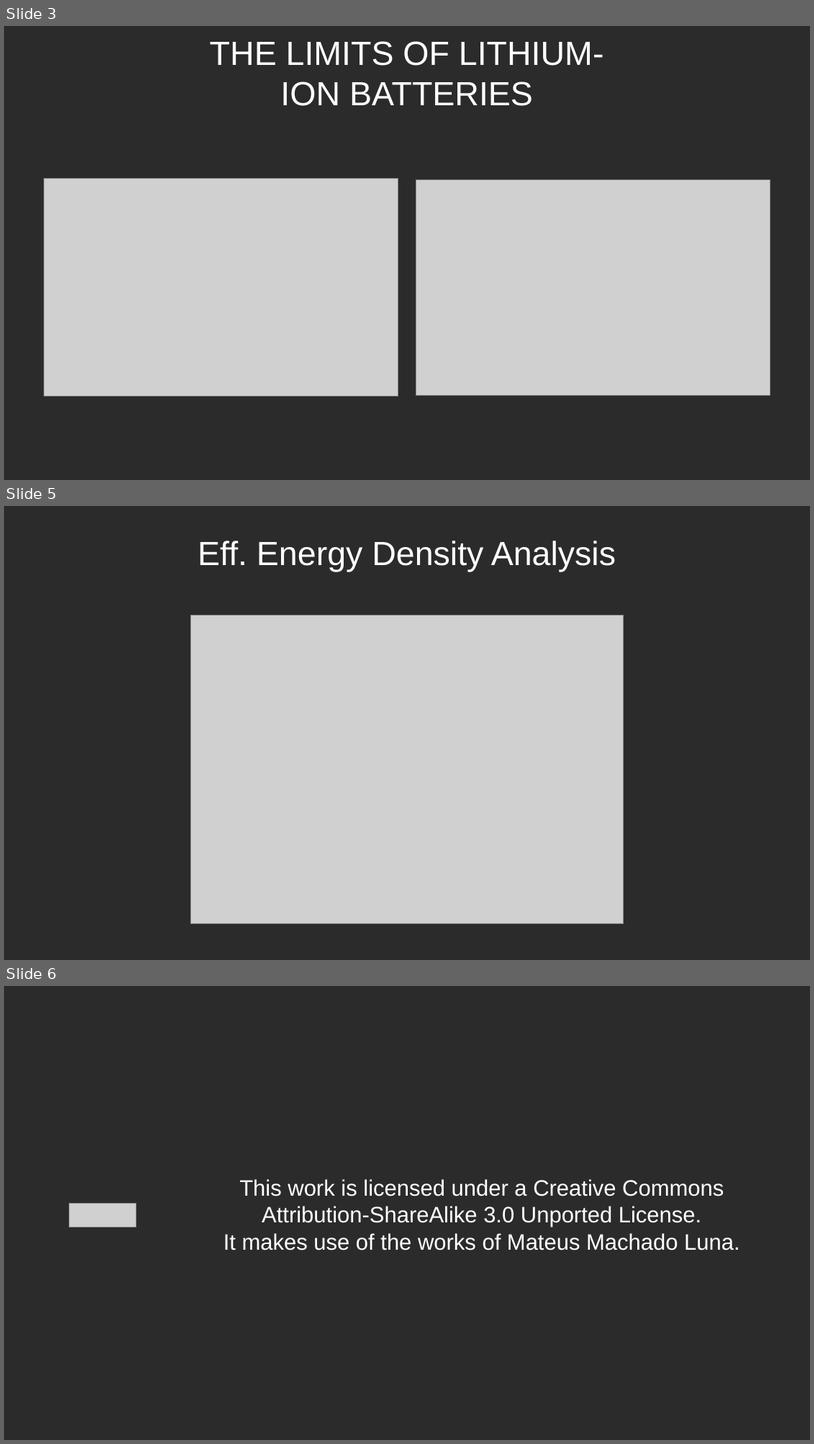
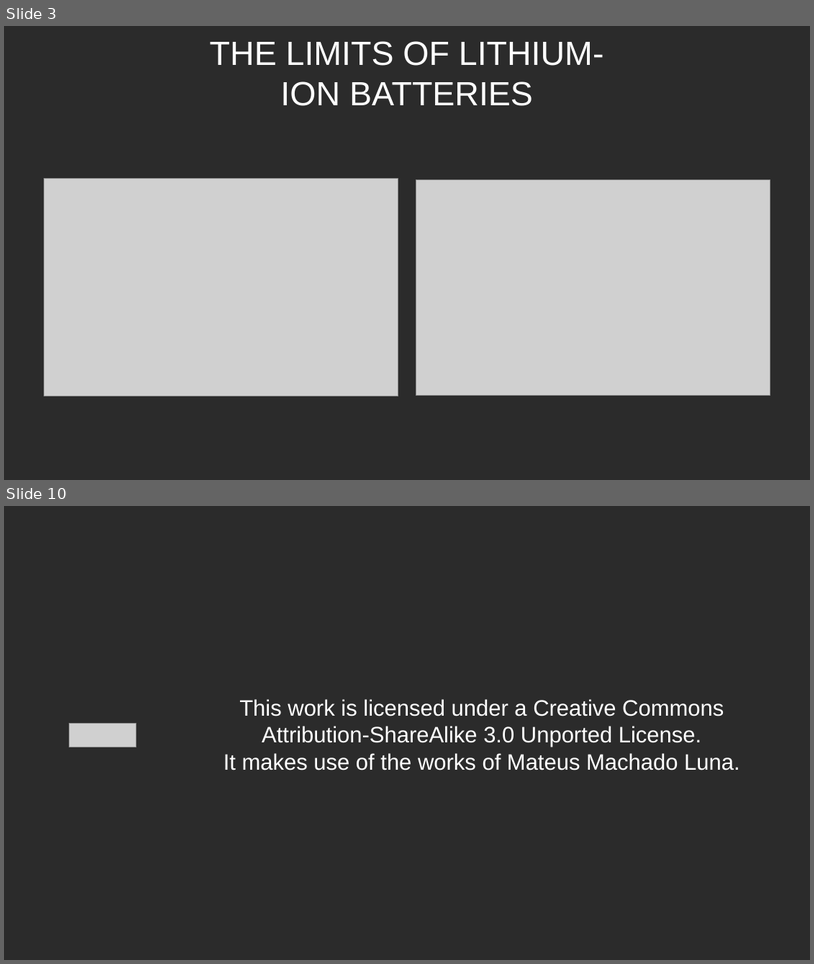
Before and after one commit to mnahm5/Al-water-masters-proposal, a slide deck: Pitch Deck.odp. Shown one above the other, each under a label of ours: slides 3, 5 and 6 before the commit, slides 3 and 10 after it; the slides between them are not shown. The pictures are 814x1444 and 814x964 pixels, drawn with LibreOffice and Linux fonts; fonts in the diff are those of the drawing; grey boxes stand for pictures; background and template pictures are left out; a plain dark background stands for a picture behind light text. Boxes give left, top, right and bottom in pixels: in the first picture for what was removed or moved away, otherwise in the second. Text is boxed around its words. In the diff, an @@ line names an element or a change of style, - is before the commit and + after.

Commit message:
added more slides

```diff
--- a/Pitch Deck.odp
+++ b/Pitch Deck.odp
@@ slide 5 removed at [4, 506, 810, 960], background picture (left out) @@
@@ title removed at [198, 541, 616, 572] @@
-Eff. Energy Density Analysis
@@ picture removed at [190, 615, 624, 924] @@
@@ what was slide 6 is now slide 10 @@
```
Also in this commit, not shown: 6 slides added, 1 other slide removed, 3 other files.
